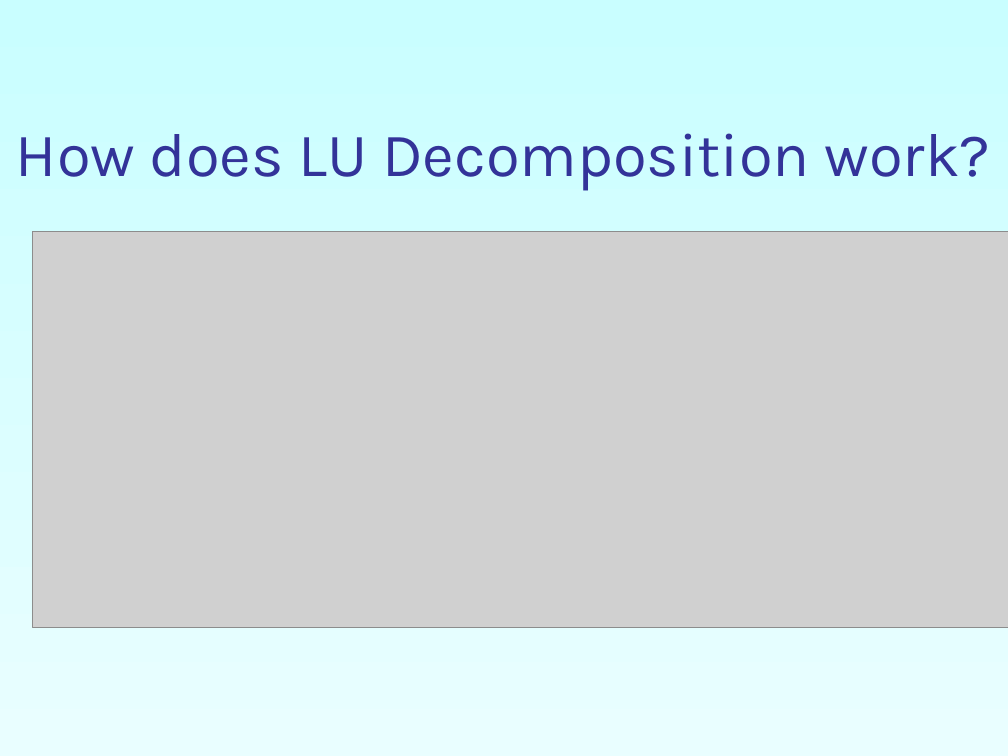
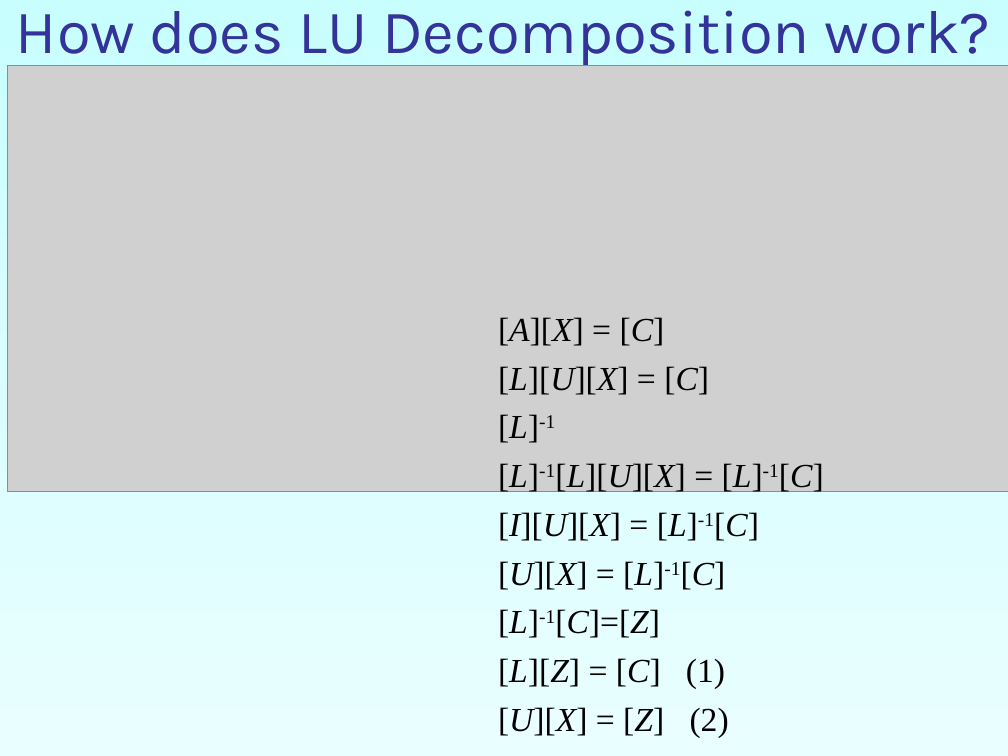
Before and after one commit to RashikRahman/3.2_Notes, a slide deck: slide 4 of CSE_313_Numerical Methods/slides/Week_4-5_Simultaneous Linear Equations/2_LU Decomposition method.ppt. Drawn at 1008x756 pixels with LibreOffice and Linux fonts; fonts in the diff are those of the drawing; grey boxes stand for pictures. Boxes give left, top, right and bottom in pixels: in the first picture for what was removed or moved away, otherwise in the second. Text is boxed around its words. In the diff, an @@ line names an element or a change of style, - is before the commit and + after.

```diff
--- a/CSE_313_Numerical Methods/slides/Week_4-5_Simultaneous Linear Equations/2_LU Decomposition method.ppt
+++ b/CSE_313_Numerical Methods/slides/Week_4-5_Simultaneous Linear Equations/2_LU Decomposition method.ppt
@@ title "How does LU Decomposition work?": place and size @@
-title "How does LU Decomposition work?" at box(16, 133, 991, 191)
+title "How does LU Decomposition work?" at box(16, 10, 991, 68)
@@ picture: place and size @@
-picture at box(33, 232, 1008, 628)
+picture at box(7, 66, 1008, 491)
@@ text added at box(498, 317, 824, 737), 24 pt, text #000000 @@
+[A][X] = [C]
+[L][U][X] = [C]
+[L]-1
+[L]-1[L][U][X] = [L]-1[C]
+[I][U][X] = [L]-1[C]
+[U][X] = [L]-1[C]
+[L]-1[C]=[Z]
+[L][Z] = [C] (1)
+[U][X] = [Z] (2)
```
Also in this commit, not shown: 1 other slide changed, 32 other files.
